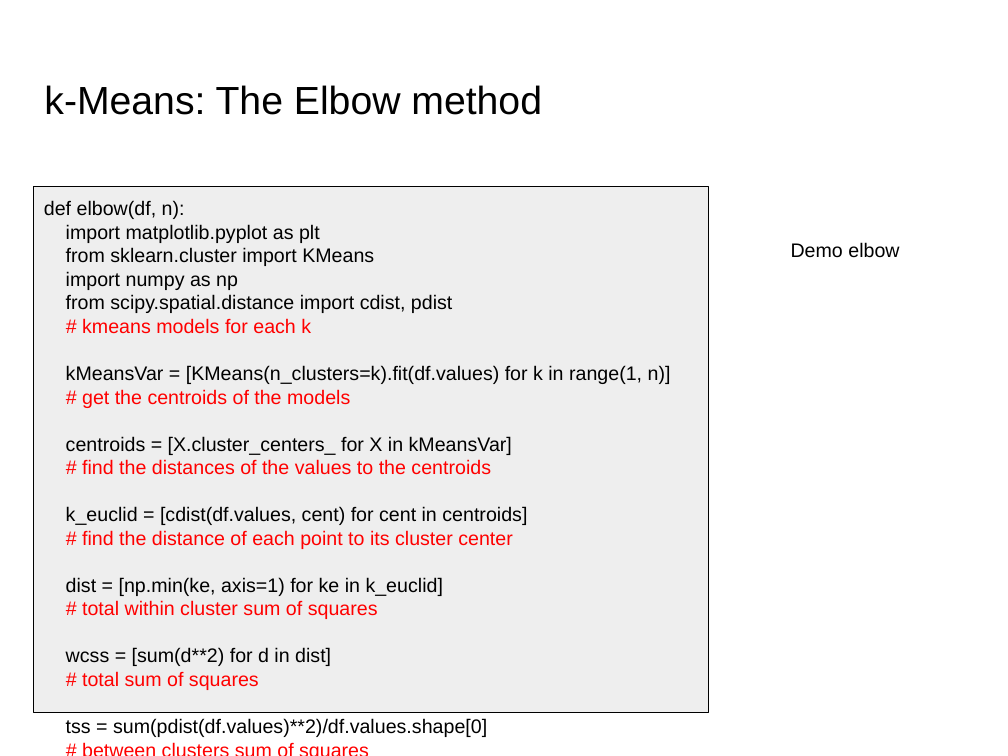
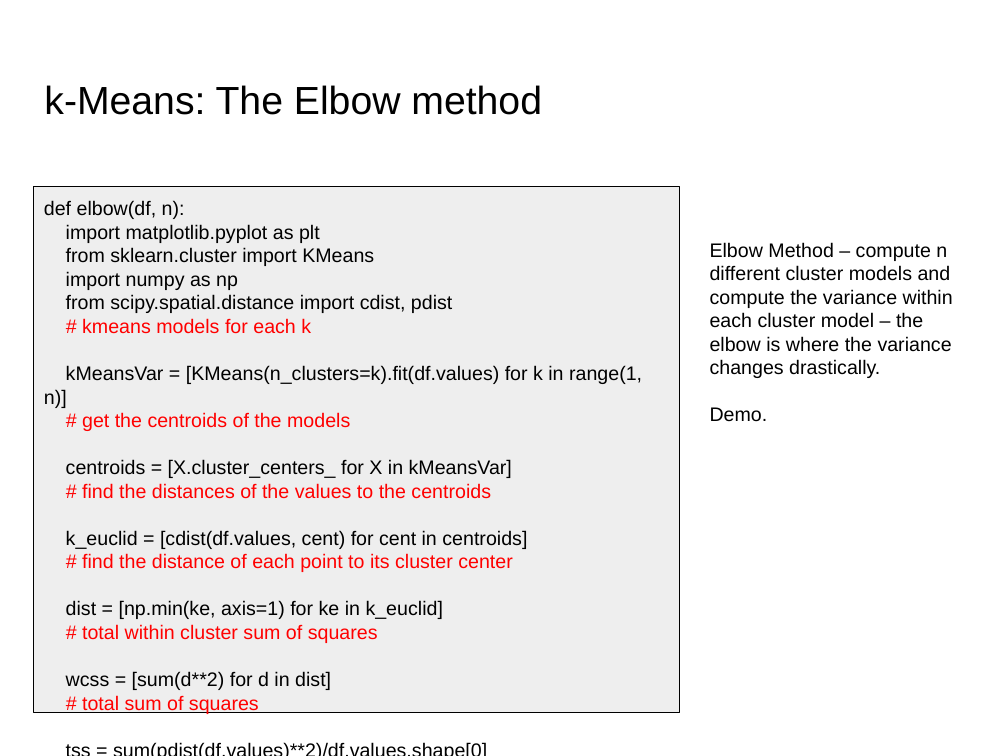
Before and after one commit to lutzhamel/CSC310, a slide deck: slide 11 of notes/17-unsupervised-learning.pptx (slide 12 before the commit). Drawn at 1008x756 pixels with LibreOffice and Linux fonts; fonts in the diff are those of the drawing. Boxes give left, top, right and bottom in pixels: in the first picture for what was removed or moved away, otherwise in the second. Text is boxed around its words. In the diff, an @@ line names an element or a change of style, - is before the commit and + after.

```diff
--- a/notes/17-unsupervised-learning.pptx
+++ b/notes/17-unsupervised-learning.pptx
@@ rectangle "def elbow(df, n): import matplotlib.pyplot ...": place and size @@
-rectangle "def elbow(df, n): import matplotlib.pyplot ..." at box(34, 186, 710, 713)
+rectangle "def elbow(df, n): import matplotlib.pyplot ..." at box(34, 186, 680, 713)
@@ text at box(710, 242, 953, 422): text changed @@
-Demo elbow
+Elbow Method – compute n different cluster models and
+compute the variance within each cluster model – the elbow is where the variance changes drastically.
+Demo.
```
Also in this commit, not shown: 9 other slides changed, 1 slide added, 2 slides removed, 2 other files.
